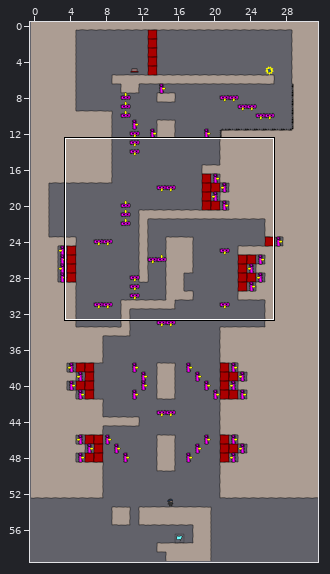
A Tiled map gets an edit: raw/levelconverter/maps/l15.tmx. The picture above shows the old version from afar; the outline marks the close-up.
Close-up. As it was:
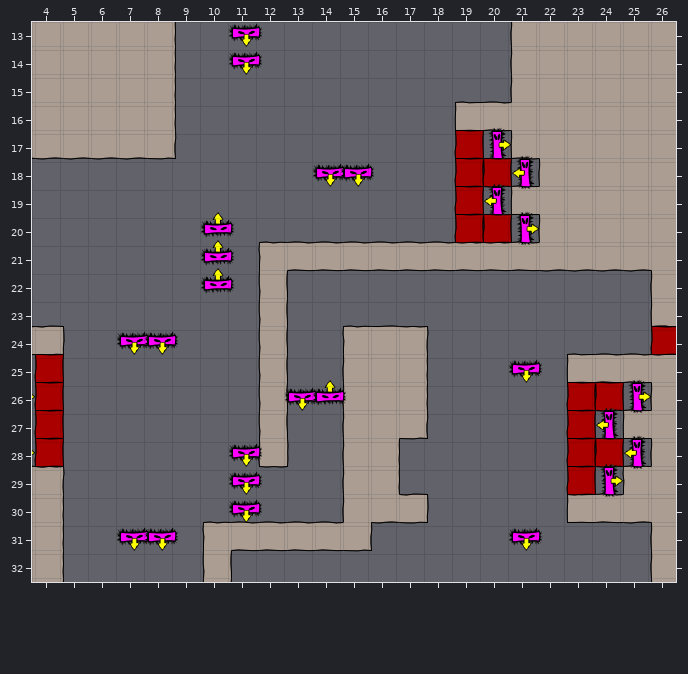
Cells are 40x40 px. Shown: x 4..26, y 13..32.
The result:
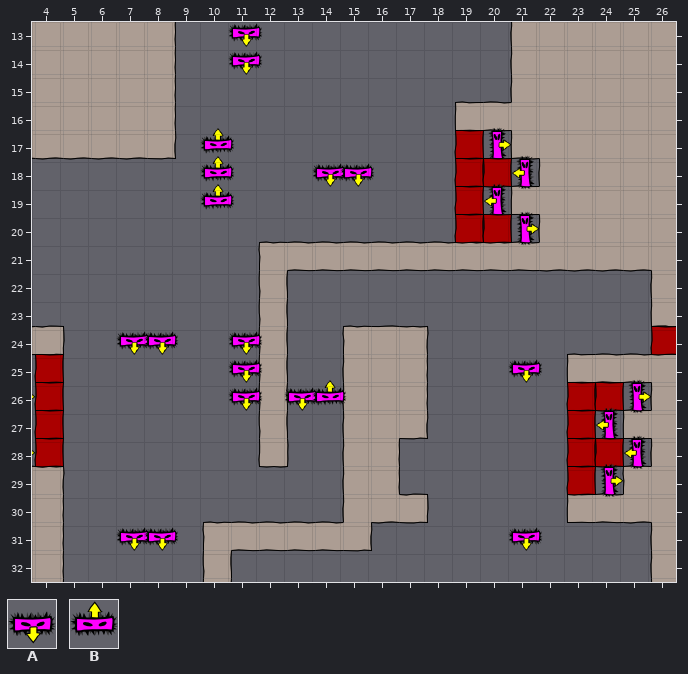
Key: from "objectpalette": A 72, B 74.
_ is an empty cell.
From the commit log: Level 15 finetuning
What changed:
Layer "objects":
There is now tile A in rows 24 to 26 at x 11.
There is now tile B in rows 17 to 19 at x 10.
The author cleared tile A in rows 28 to 30 at x 11.
The author cleared tile B in rows 20 to 22 at x 10.
Changed places in both close-ups, as pixel boxes (x1, y1, x2, y2):
changed: (200, 128, 234, 294)
added: (228, 331, 263, 411)
removed: (228, 443, 263, 523)
